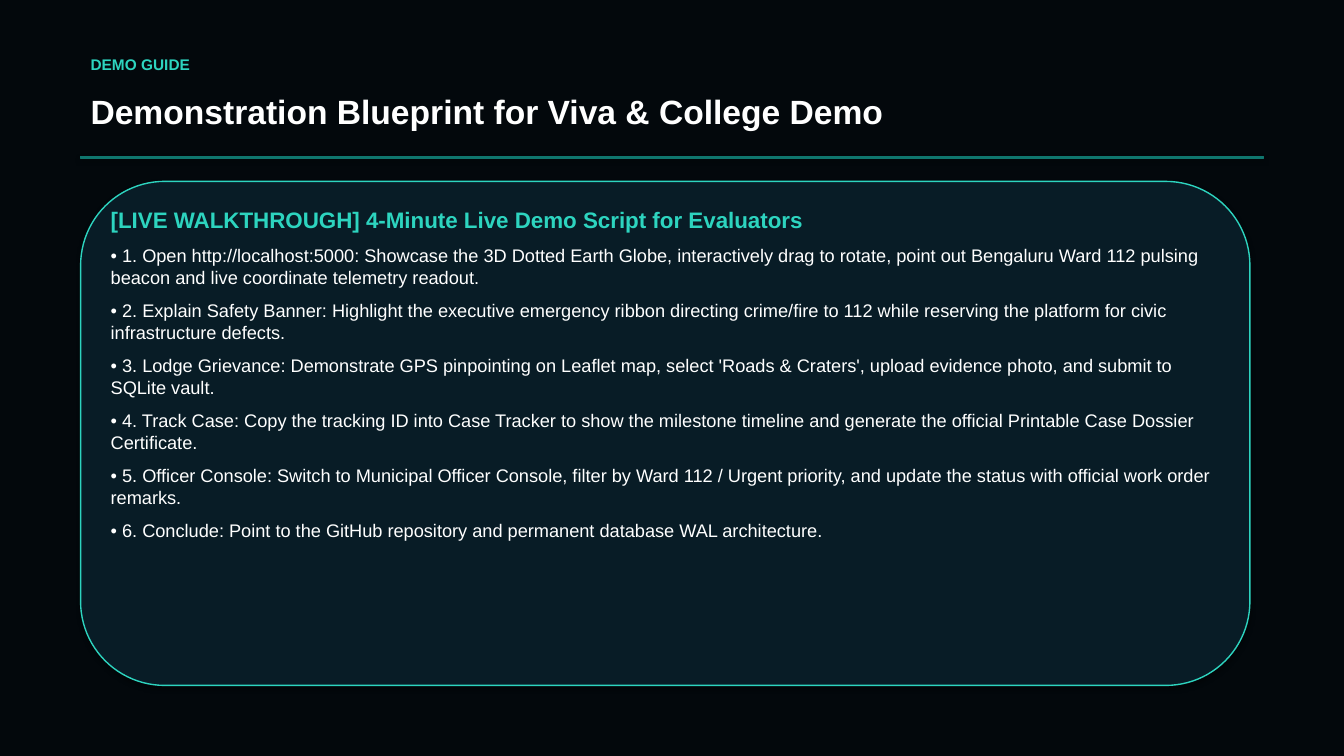
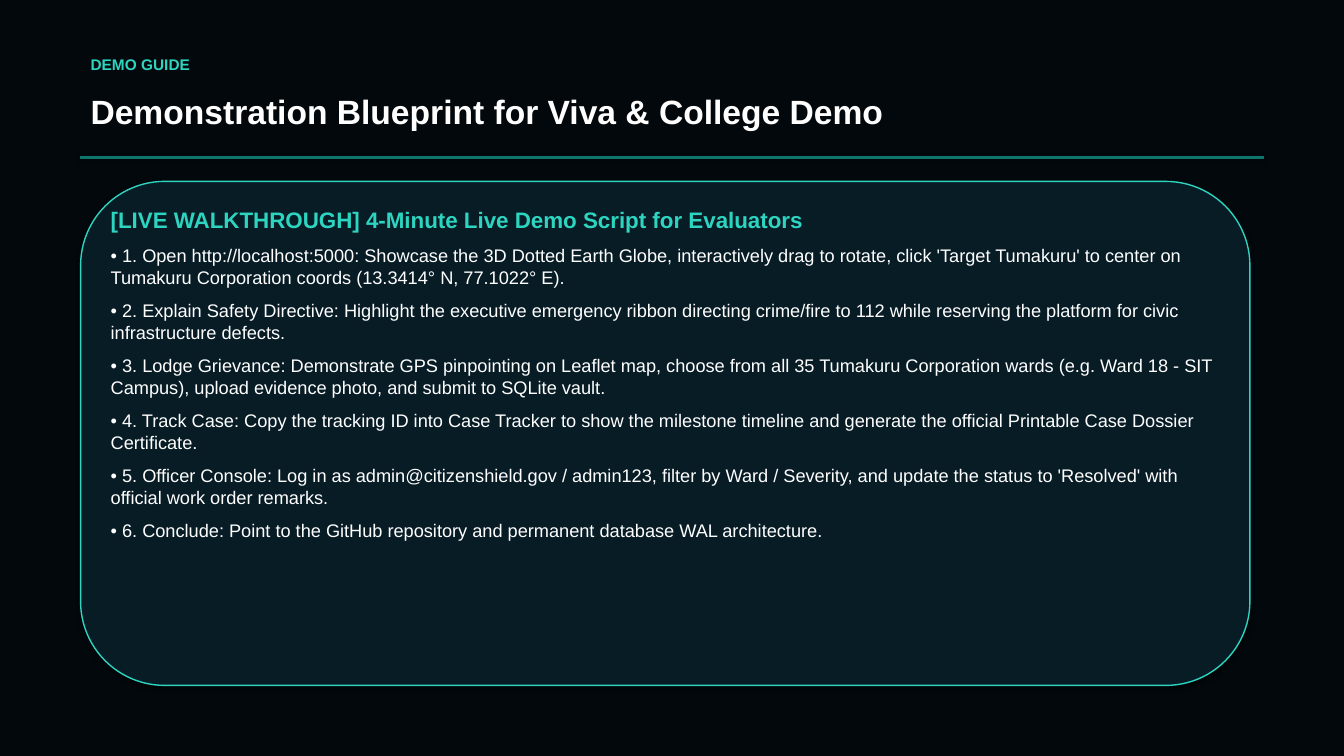
Before and after one commit to chinmaymr7090/CitizenShield, a slide deck: slide 11 of CitizenShield_Presentation.pptx. Drawn at 1344x756 pixels with LibreOffice and Linux fonts; fonts in the diff are those of the drawing. Boxes give left, top, right and bottom in pixels: in the first picture for what was removed or moved away, otherwise in the second. Text is boxed around its words. In the diff, an @@ line names an element or a change of style, - is before the commit and + after.

Commit message:
Update presentation (.pptx) with Tumakuru 35 wards and Admin ID/Password workflow

```diff
--- a/CitizenShield_Presentation.pptx
+++ b/CitizenShield_Presentation.pptx
@@ text at bbox=[111, 248, 1212, 398]: text changed @@
-• 1. Open http://localhost:5000: Showcase the 3D Dotted Earth Globe, interactively drag to rotate, point out Bengaluru Ward 112 pulsing beacon and live coordinate telemetry readout.
-• 2. Explain Safety Banner: Highlight the executive emergency ribbon directing crime/fire to 112 while reserving the platform for civic infrastructure defects.
-• 3. Lodge Grievance: Demonstrate GPS pinpointing on Leaflet map, select 'Roads & Craters', upload evidence photo, and submit to SQLite vault.
+• 1. Open http://localhost:5000: Showcase the 3D Dotted Earth Globe, interactively drag to rotate, click 'Target Tumakuru' to center on Tumakuru Corporation coords (13.3414° N, 77.1022° E).
+• 2. Explain Safety Directive: Highlight the executive emergency ribbon directing crime/fire to 112 while reserving the platform for civic infrastructure defects.
+• 3. Lodge Grievance: Demonstrate GPS pinpointing on Leaflet map, choose from all 35 Tumakuru Corporation wards (e.g. Ward 18 - SIT Campus), upload evidence photo, and submit to SQLite vault.
@@ text at bbox=[111, 468, 1177, 504]: text changed @@
-• 5. Officer Console: Switch to Municipal Officer Console, filter by Ward 112 / Urgent priority, and update the status with official work order remarks.
+• 5. Officer Console: Log in as admin@citizenshield.gov / admin123, filter by Ward / Severity, and update the status to 'Resolved' with official work order remarks.
```
Also in this commit, not shown: 10 other slides changed, 1 slide added, 1 slide removed, 1 other file.
